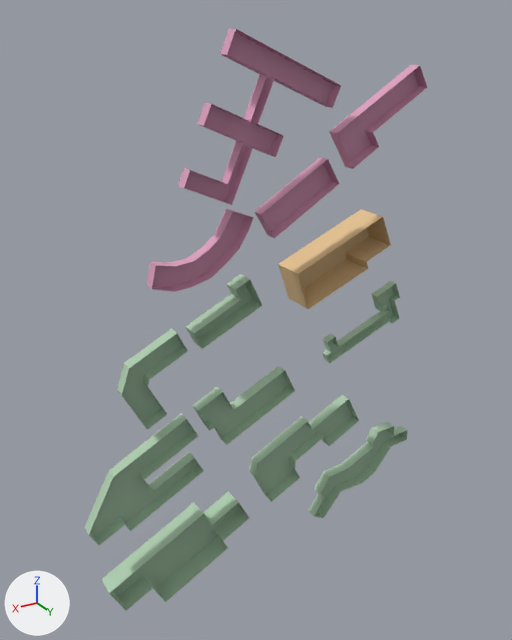
One commit to the OBJ model src/kickboard_sim/models/knu_campus/meshes/buildings_k07.obj: the scene before it, then after it.
One viewpoint serves both versions: a camera (50 mm lens) standing at (652.0, 394.0, 176.0) and looking at (406.0, -16.0, -29.0). The lights are fixed; the arrows at lower left show +X, +Y and +Z. The older version comes first. Where no turn or scale is listed for an object, it has been applied to the vertices.

The scene before the commit, as lines of its bpy script (objects in view):
```python
me_buildings_k07 = bpy.data.meshes.new('buildings_k07')
me_buildings_k07.from_pydata(...)  # 276 vertices, 388 faces; spans x 259.0..550.0, y -26.0..1.0, z -239.0..169.0
# faces by material slot: [176, 72, 86, 35, 14, 5]
me_buildings_k07.materials.append(mat_zone3)  # pale green #aecdaf
me_buildings_k07.materials.append(mat_roof3)  # grey #99b49a
me_buildings_k07.materials.append(mat_zone1)  # pink #dda0bf
me_buildings_k07.materials.append(mat_roof1)  # pink #c28da8
me_buildings_k07.materials.append(mat_zone2)  # beige #e5c391
me_buildings_k07.materials.append(mat_roof2)  # brown #c9ab7f
ob_buildings_k07 = bpy.data.objects.new('buildings_k07', me_buildings_k07)
ob_buildings_k07.location = (0.0, 0.0, 0.0)
```
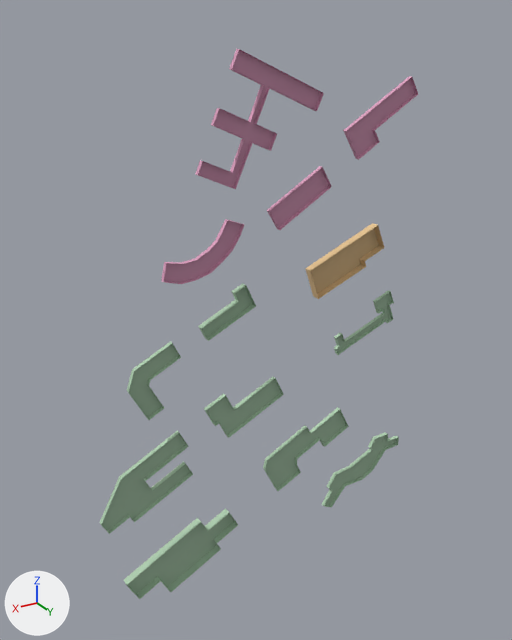
Pixel boxes (x1, y1, x2, y2) of what changed, in the pictures (512 x 640 px; the box of a moved part takes in the faces that stretch with it):
'buildings_k07', reshaped (7% narrower)
    before: (85, 29, 427, 611)
    after: (100, 49, 418, 599)
part 1 of me_buildings_k07, moved or reshaped
    before: (308, 422, 408, 518)
    after: (322, 432, 399, 507)
part 2 of me_buildings_k07, moved or reshaped
    before: (249, 395, 359, 502)
    after: (263, 407, 349, 491)
part 3 of me_buildings_k07, moved or reshaped
    before: (192, 366, 295, 445)
    after: (204, 377, 284, 438)
part 4 of me_buildings_k07, moved or reshaped
    before: (85, 414, 204, 545)
    after: (100, 431, 193, 534)
part 5 of me_buildings_k07, moved or reshaped
    before: (117, 329, 188, 430)
    after: (127, 341, 181, 420)
part 6 of me_buildings_k07, moved or reshaped
    before: (185, 274, 262, 349)
    after: (198, 283, 256, 341)
part 7 of me_buildings_k07, moved or reshaped
    before: (147, 209, 253, 292)
    after: (161, 219, 244, 284)
part 8 of me_buildings_k07, moved or reshaped
    before: (329, 65, 427, 169)
    after: (343, 76, 418, 160)
part 9 of me_buildings_k07, moved or reshaped
    before: (254, 157, 339, 238)
    after: (267, 166, 332, 230)
part 10 of me_buildings_k07, moved or reshaped
    before: (178, 29, 341, 205)
    after: (195, 49, 324, 189)
part 11 of me_buildings_k07, moved or reshaped
    before: (322, 281, 400, 363)
    after: (334, 290, 394, 355)
part 12 of me_buildings_k07, moved or reshaped
    before: (101, 491, 249, 611)
    after: (124, 508, 238, 599)
part 13 of me_buildings_k07, moved or reshaped
    before: (278, 209, 391, 309)
    after: (305, 223, 384, 299)

Edits to the bpy script that builds the scene:
```text
Change me_buildings_k07:
    used by ob_buildings_k07; location = (0.0, 0.0, 0.0)
    remove me_buildings_k07.from_pydata(...)  # 276 vertices, 388 faces; spans x 259.0..550.0, y -26.0..1.0, z -239.0..169.0
    add me_buildings_k07.from_pydata(...)  # 276 vertices, 388 faces; spans x 269.0..540.0, y -6.0..1.0, z -232.0..158.0
    me_buildings_k07 part 1: the loose piece of 34 vertices spanning x 259.0..359.0, y -9.0..0.0, z -220.0..-152.0 is scaled about its middle by (0.8, 0.386, 0.8), then moved by (0.0, 3.0, 1.0)
    me_buildings_k07 part 2: the loose piece of 24 vertices spanning x 316.0..417.0, y -9.0..0.0, z -182.0..-109.0 is scaled about its middle by (0.8, 0.386, 0.8), then moved by (1.0, 3.0, 0.0)
    me_buildings_k07 part 3: the loose piece of 16 vertices spanning x 381.0..464.0, y -9.0..0.0, z -115.0..-67.0 is scaled about its middle by (0.8, 0.386, 0.8), then moved by (2.0, 3.0, 1.0)
    me_buildings_k07 part 4: the loose piece of 22 vertices spanning x 460.0..550.0, y -9.0..0.0, z -163.0..-83.0 is scaled about its middle by (0.8, 0.386, 0.8), then moved by (0.0, 3.0, -1.0)
    me_buildings_k07 part 5: the loose piece of 16 vertices spanning x 469.0..518.0, y -9.0..0.0, z -83.0..-17.0 is scaled about its middle by (0.8, 0.386, 0.8), then moved by (0.0, 3.0, 0.0)
    me_buildings_k07 part 6: the loose piece of 12 vertices spanning x 411.0..464.0, y -13.0..1.0, z -33.0..11.0 is scaled about its middle by (0.8, 0.374, 0.8), then moved by (0.0, 4.0, 1.0)
    me_buildings_k07 part 7: the loose piece of 30 vertices spanning x 418.0..492.0, y -8.0..1.0, z 13.0..60.0 is scaled about its middle by (0.8, 0.386, 0.8), then moved by (-1.0, 3.0, -1.0)
    me_buildings_k07 part 8: the loose piece of 12 vertices spanning x 273.0..352.0, y -8.0..1.0, z 77.0..144.0 is scaled about its middle by (0.8, 0.386, 0.8), then moved by (0.0, 3.0, -1.0)
    me_buildings_k07 part 9: the loose piece of 8 vertices spanning x 348.0..412.0, y -8.0..1.0, z 37.0..86.0 is scaled about its middle by (0.8, 0.386, 0.8), then moved by (0.0, 3.0, 0.0)
    me_buildings_k07 part 10: the loose piece of 36 vertices spanning x 350.0..467.0, y -8.0..1.0, z 64.0..169.0 is scaled about its middle by (0.8, 0.386, 0.8), then moved by (2.0, 3.0, -1.0)
    me_buildings_k07 part 11: the loose piece of 32 vertices spanning x 281.0..352.0, y -6.0..0.0, z -72.0..-18.0 is scaled about its middle by (0.8, 0.435, 0.8), then moved by (-1.0, 2.0, 0.0)
    me_buildings_k07 part 12: the loose piece of 20 vertices spanning x 422.0..540.0, y -16.0..0.0, z -239.0..-169.0 is scaled about its middle by (0.8, 0.37, 0.8), then moved by (-2.0, 5.0, 0.0)
    me_buildings_k07 part 13: the loose piece of 14 vertices spanning x 296.0..381.0, y -26.0..1.0, z -22.0..39.0 is scaled about its middle by (0.8, 0.249, 0.8), then moved by (-2.0, 10.0, 0.0)
```
